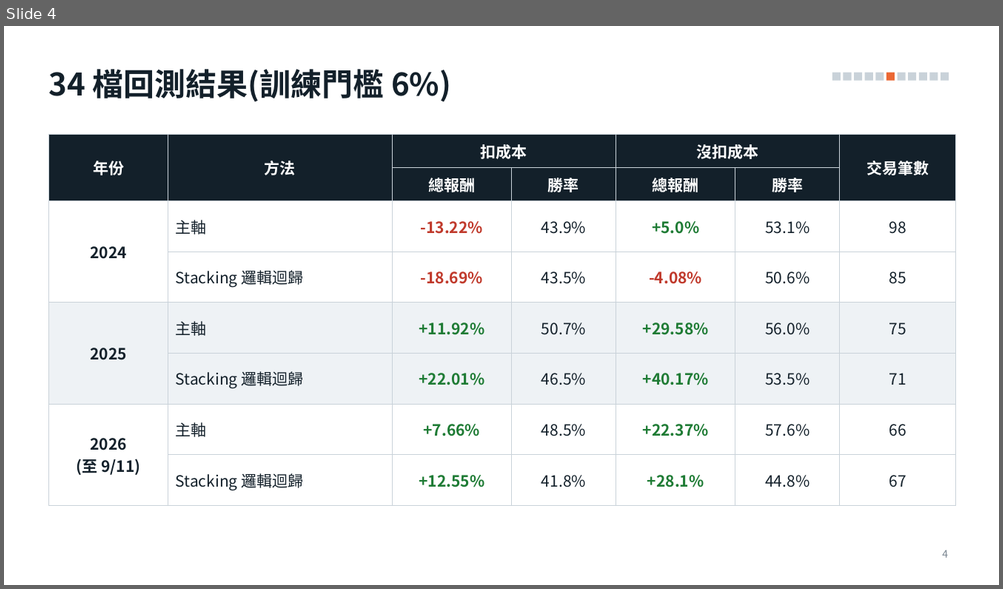
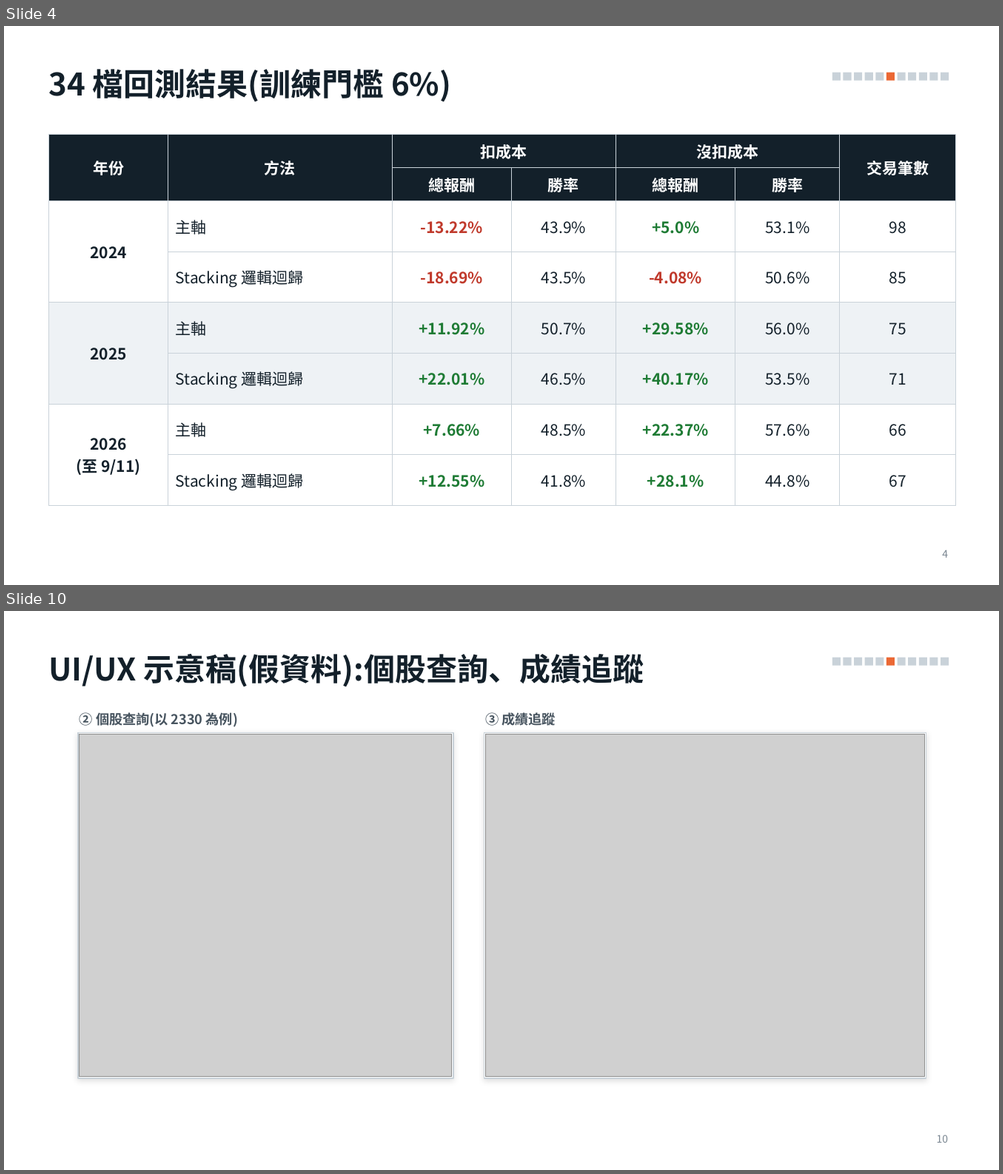
Before and after one commit to alextixu/fcukproject, a slide deck: method_kline_peak/report/kline_peak_report.pptx. Shown one above the other, each under a label of ours: slide 4 before the commit, slides 4 and 10 after it; the slides between them are not shown. The pictures are 1003x589 and 1003x1174 pixels, drawn with LibreOffice and Linux fonts; fonts in the diff are those of the drawing; grey boxes stand for pictures. Boxes give left, top, right and bottom in pixels: in the first picture for what was removed or moved away, otherwise in the second. Text is boxed around its words. In the diff, an @@ line names an element or a change of style, - is before the commit and + after.

```diff
--- a/method_kline_peak/report/kline_peak_report.pptx
+++ b/method_kline_peak/report/kline_peak_report.pptx
@@ slide 10 added at box(4, 611, 999, 1170), background #FFFFFF; not listed: 11 template elements that a slide beside it also shows @@
@@ title added at box(48, 654, 643, 687), 30 pt, text #13202A, bold @@
+UI/UX 示意稿(假資料):個股查詢、成績追蹤
@@ text added at box(79, 712, 238, 727), 13 pt, text #47545F, bold @@
+② 個股查詢(以 2330 為例)
@@ text added at box(485, 712, 555, 726), 13 pt, text #47545F, bold @@
+③ 成績追蹤
@@ rectangle added at box(78, 732, 453, 1079), fill #FFFFFF, outline #C9D2D9 1 pt @@
@@ picture added at box(79, 734, 452, 1077) @@
@@ rectangle added at box(484, 732, 926, 1079), fill #FFFFFF, outline #C9D2D9 1 pt @@
@@ picture added at box(485, 734, 925, 1077) @@
@@ page number added at box(936, 1135, 948, 1143), 10 pt, text #7A8691 @@
+10
```
Also in this commit, not shown: 3 slides changed, 4 other slides added, 1 slide removed, 13 other files.
